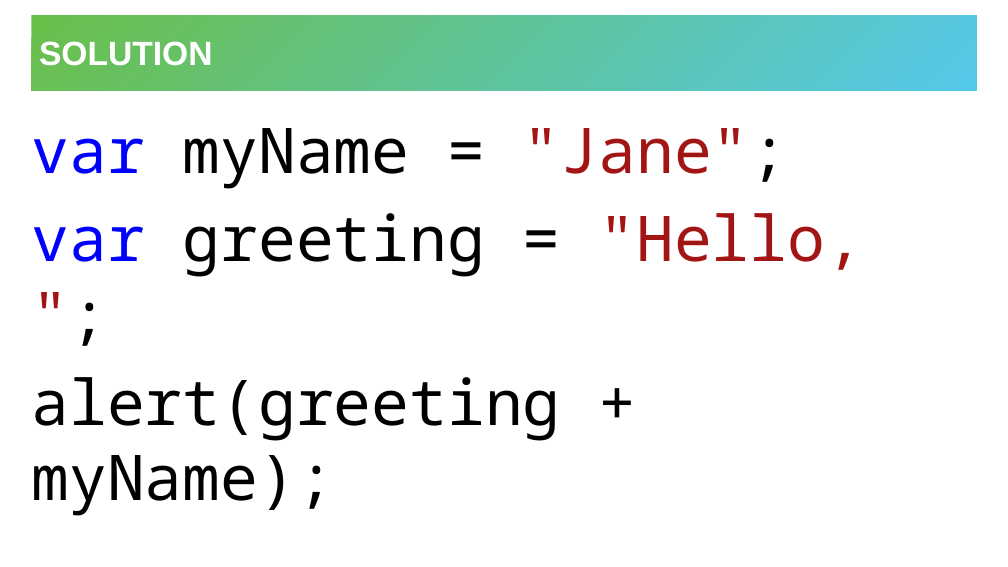
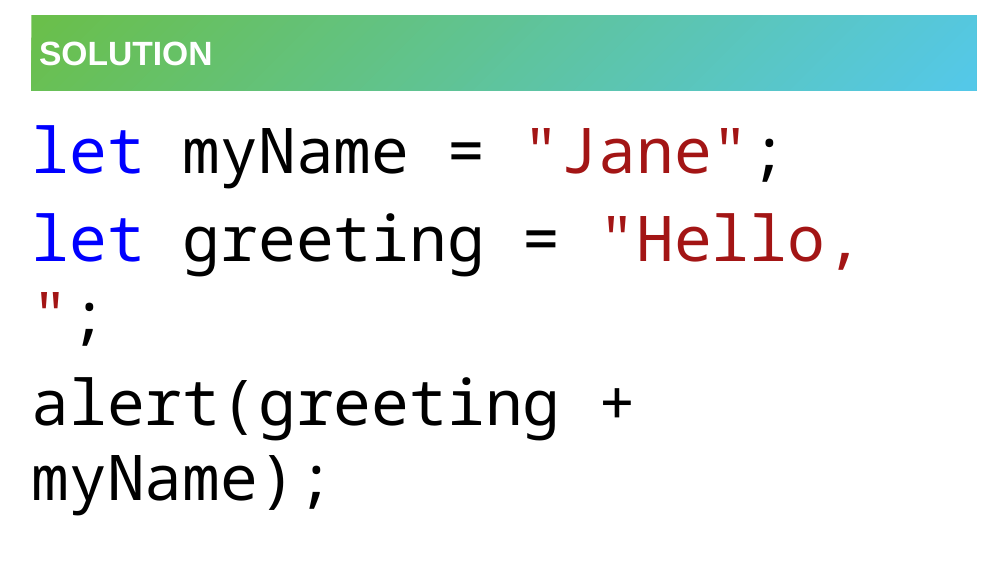
Before and after one commit to hytechclub/web-102, a slide deck: slide 8 of Week02/JavaScriptVariables.pptx. Drawn at 1008x567 pixels with LibreOffice and Linux fonts; fonts in the diff are those of the drawing. Boxes give left, top, right and bottom in pixels: in the first picture for what was removed or moved away, otherwise in the second. Text is boxed around its words. In the diff, an @@ line names an element or a change of style, - is before the commit and + after.

```diff
--- a/Week02/JavaScriptVariables.pptx
+++ b/Week02/JavaScriptVariables.pptx
@@ text at [31, 125, 863, 277]: text changed @@
-var myName = "Jane";
-var greeting = "Hello, ";
+let myName = "Jane";
+let greeting = "Hello, ";
```
Also in this commit, not shown: 5 other slides changed, 1 slide added, 1 slide removed, 9 other files.
